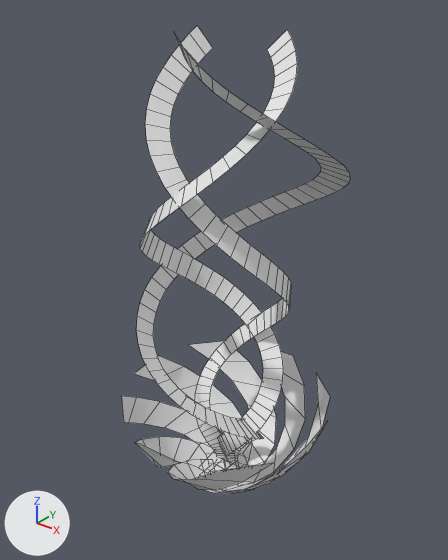
A saved change to the FBX model Effect#1/Assets/Graphicsdata/FX/FBX/eff_line.FBX.
One viewpoint serves both versions: a 50 mm camera at (22.9, -28.8, 34.1) aimed at (-0.4, 0.2, 16.1). Lighting does not change. The marker at lower left points along +X, +Y and +Z. Mesh edges are drawn as thin lines. Where no turn or scale is listed for an object, it has been applied to the vertices.

Names of what the first picture shows: 'eff_line_004'.
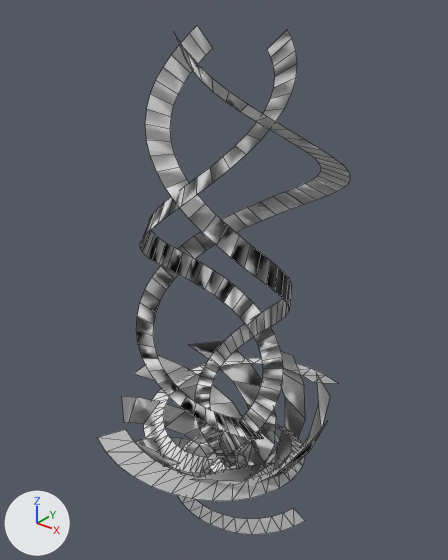
Where the newer file only moved an object's origin or applied its transform, the numbers keep the older frame.

The edits, one by one:
me_mesh has 506 vertices, 242 faces and spans x -7.5..7.5, y -7.5..7.6, z 0.0..31.7.
me_mesh is used by ob_eff_line_004; location (0.0, -0.01, 0.0).
me_mesh part 1: edges marked sharp go from 0 to 231.
Mesh me_mesh_002 is new.
It has 56 vertices, 27 faces and spans x -5.07..6.62, y -8.63..4.3, z 1.66..6.16.
Mesh me_mesh_1 is new.
It has 228 vertices, 220 faces and spans x -8.5..7.3, y -8.6..8.3, z -0.4..6.6.
Object 'eff_line_006' (ob_eff_line_006) is new; it shows me_mesh_002.
Its location is (-0.01, 0.01, 0.0).
Object 'eff_line_005' (ob_eff_line_005) is new; it shows me_mesh_1.
Its location is (-0.01, 0.01, 0.0).

What differs and where, as boxes (x1, y1, x2, y2) in the pictures (448 x 560 px):
'eff_line_005', added
    after: (97, 358, 338, 535)
'eff_line_006', added
    after: (100, 423, 305, 501)
part 1 of me_mesh, shading changed
    both: (122, 26, 351, 485)
